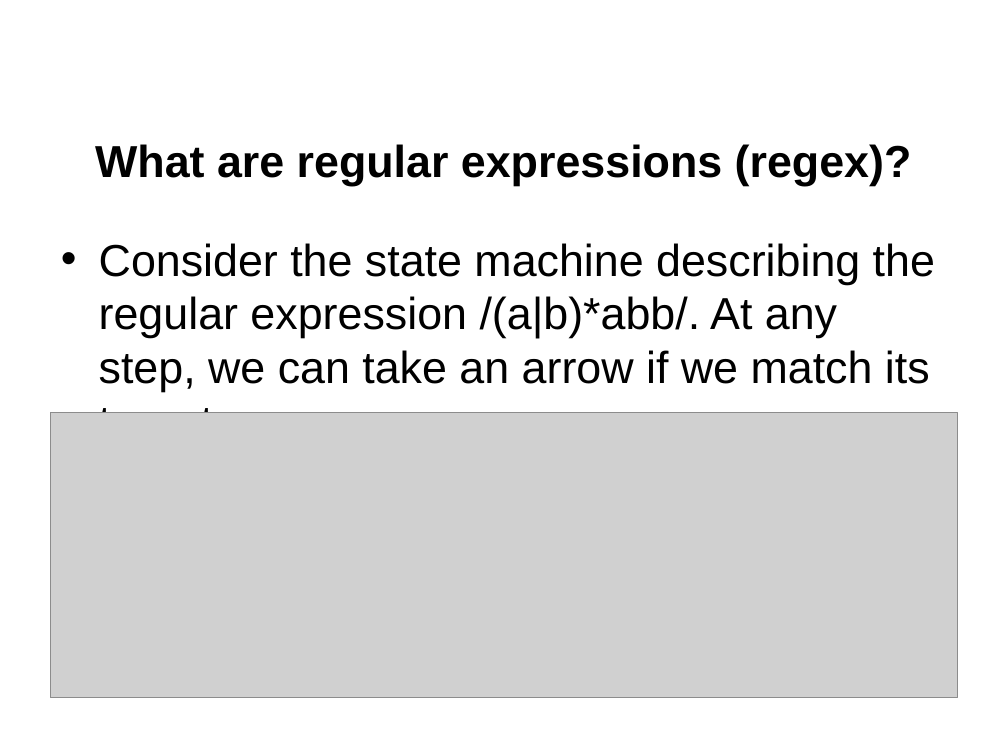
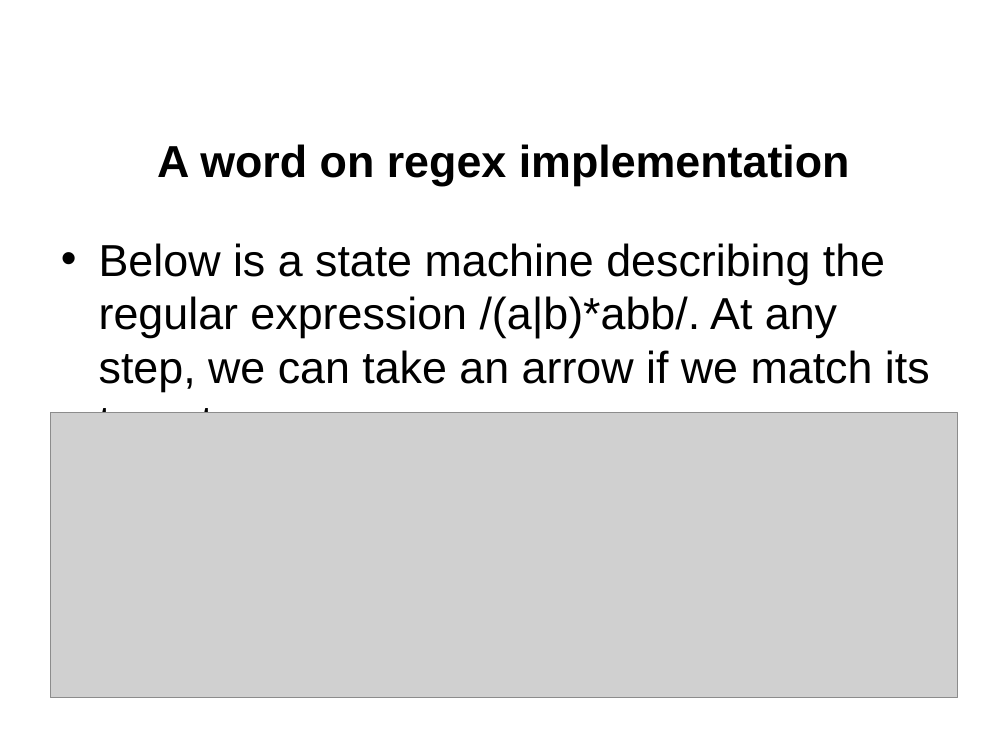
Before and after one commit to jgerity/talks, a slide deck: slide 10 of 2017/computing_workgroup/regex/regular_expressions.pptx. Drawn at 1008x756 pixels with LibreOffice and Linux fonts; fonts in the diff are those of the drawing; grey boxes stand for pictures; background and template pictures are left out. Boxes give left, top, right and bottom in pixels: in the first picture for what was removed or moved away, otherwise in the second. Text is boxed around its words. In the diff, an @@ line names an element or a change of style, - is before the commit and + after.

```diff
--- a/2017/computing_workgroup/regex/regular_expressions.pptx
+++ b/2017/computing_workgroup/regex/regular_expressions.pptx
@@ title at (157, 144, 850, 186): text changed @@
-What are regular expressions (regex)?
+A word on regex implementation
@@ text at (99, 243, 930, 392): text changed @@
-• Consider the state machine describing the regular expression /(a|b)*abb/. At any step, we can take an arrow if we match its target
+• Below is a state machine describing the regular expression /(a|b)*abb/. At any step, we can take an arrow if we match its target
```
Also in this commit, not shown: 6 other slides changed, 2 slides added.
